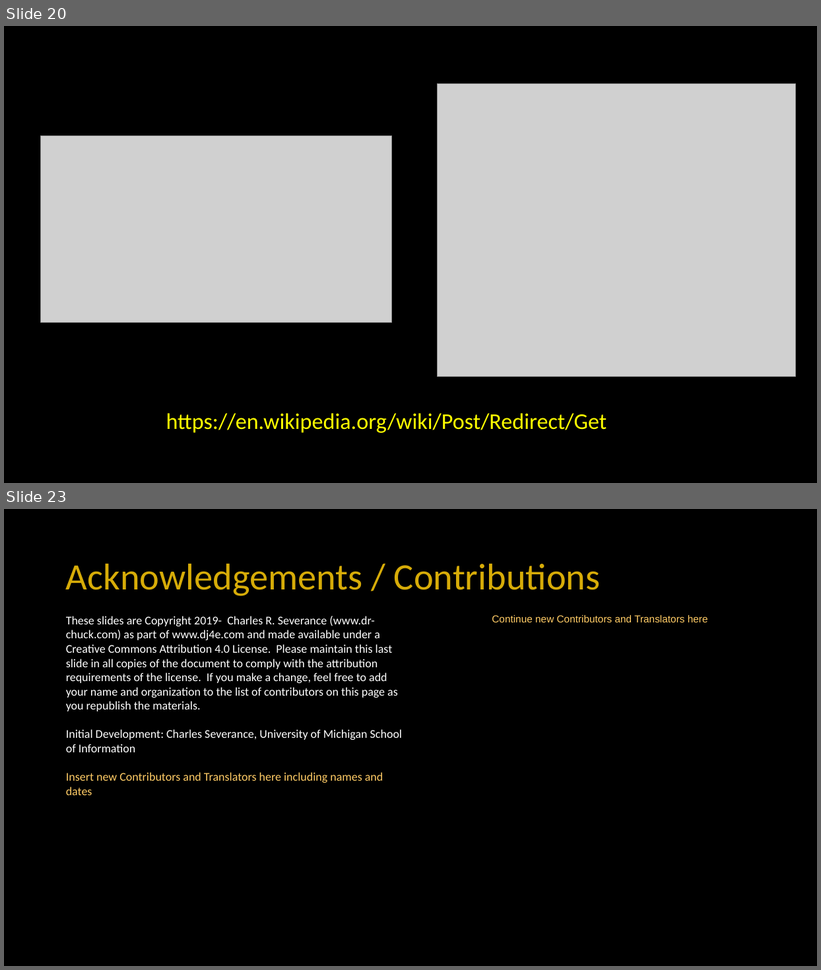
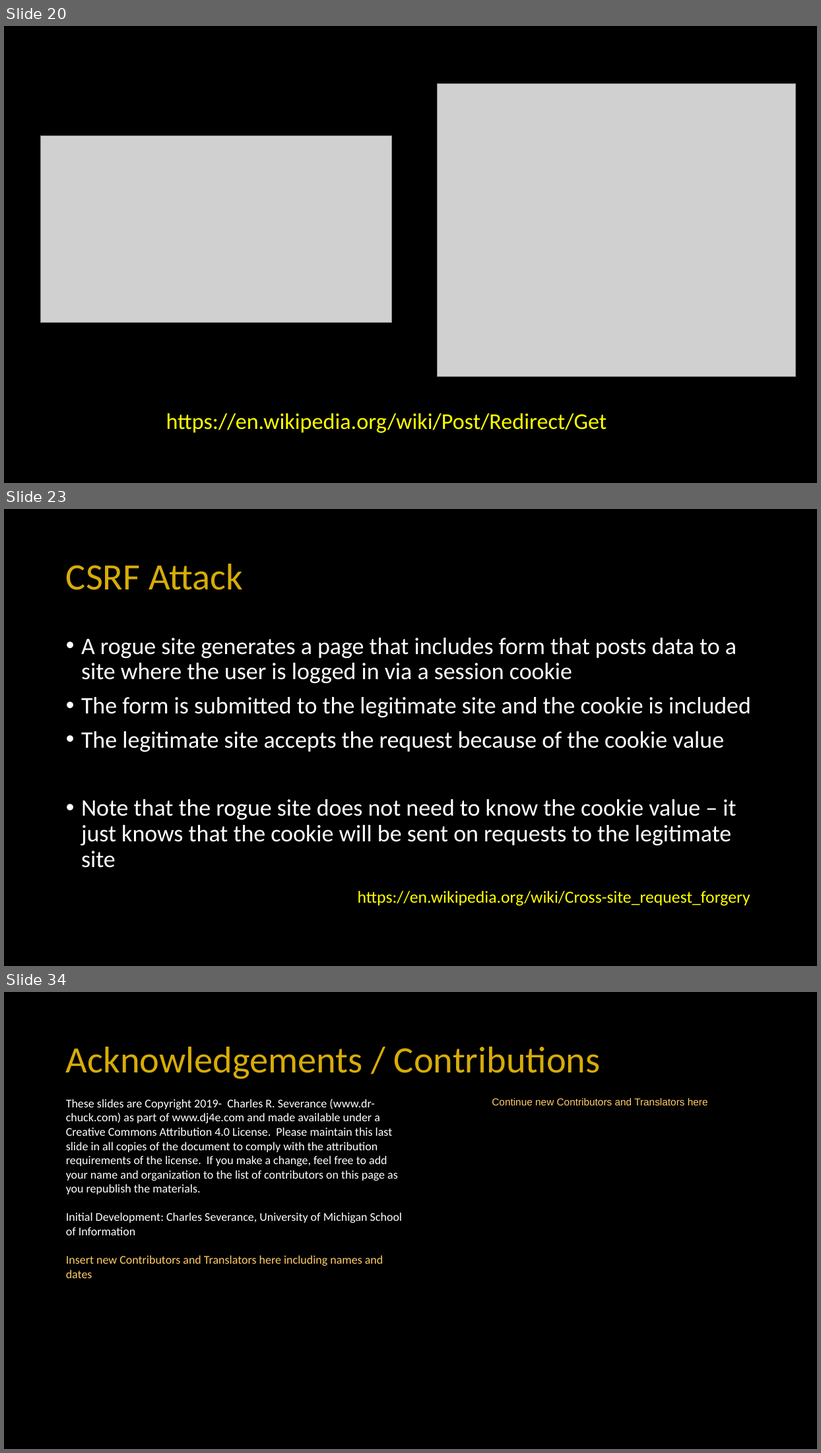
Before and after one commit to csev/dj4e, a slide deck: lectures/DJ-07-Forms.pptx. Shown one above the other, each under a label of ours: slides 20 and 23 before the commit, slides 20, 23 and 34 after it; the slides between them are not shown. The pictures are 821x970 and 821x1453 pixels, drawn with LibreOffice and Linux fonts; fonts in the diff are those of the drawing; grey boxes stand for pictures. Boxes give left, top, right and bottom in pixels: in the first picture for what was removed or moved away, otherwise in the second. Text is boxed around its words. In the diff, an @@ line names an element or a change of style, - is before the commit and + after.

```diff
--- a/lectures/DJ-07-Forms.pptx
+++ b/lectures/DJ-07-Forms.pptx
@@ slide 23 added at (4,509,817,966), background #000000 @@
@@ title added at (66,563,243,590), 44 pt, text #D7AC08 @@
+CSRF Attack
@@ text added at (81,638,751,868), 28 pt, text #FFFFFF @@
+• A rogue site generates a page that includes form that posts data to a site where the user is logged in via a session cookie
+• The form is submitted to the legitimate site and the cookie is included
+• The legitimate site accepts the request because of the cookie value
+• Note that the rogue site does not need to know the cookie value – it just knows that the cookie will be sent on requests to the legitimate site
@@ text added at (358,891,750,906), 20 pt, text #FFFF00 @@
+https://en.wikipedia.org/wiki/Cross-site_request_forgery
@@ what was slide 23 is now slide 34 @@
```
Also in this commit, not shown: 6 slides changed, 11 other slides added, 1 slide removed, 1 other file.
